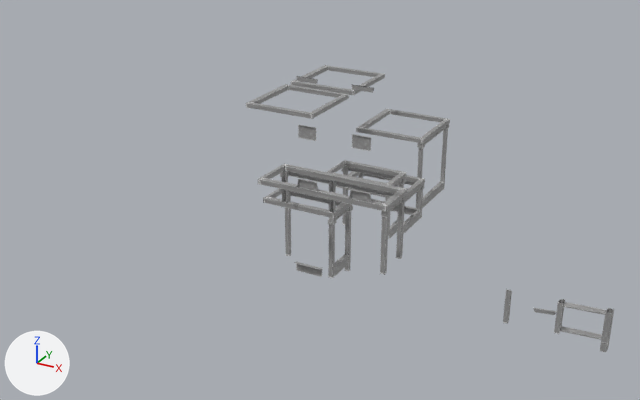
Before and after pictures for a commit that changed the FBX model Steel Heel Jam/Assets/Art/Meshes/Powerhouse/SM_ConcreteAccents_01.fbx.
Both versions are drawn from a 50 mm camera at (56.3, -214.6, 121.3) aimed at (-55.5, -11.2, 19.6). Every picture has the same lights, and +X, +Y and +Z are marked at lower left.

The older version as bpy lines, for what is in view:
```python
me_cube_004 = bpy.data.meshes.new('Cube.004')
me_cube_004.from_pydata(...)  # 858 vertices, 479 faces; spans x -89.6..29.4, y -41.5..57.2, z 0.3..64.6
me_cube_004.materials.append(mat_m_concreteedgewear_01)  # picture img_t_concreteedgewear_01_d_png
ob_sm_concreteaccents_01 = bpy.data.objects.new('SM_ConcreteAccents_01', me_cube_004)
ob_sm_concreteaccents_01.location = (0.0, 0.0, 0.0)
```
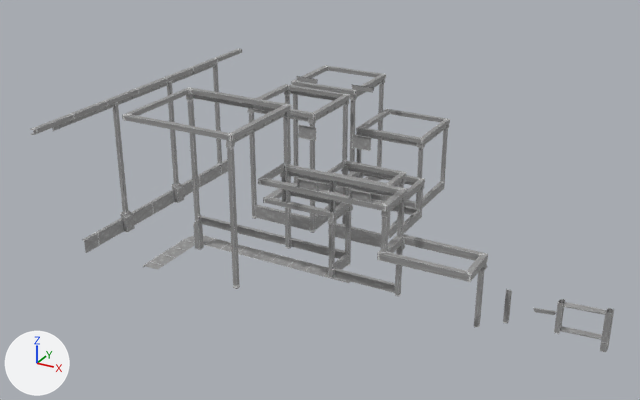
Boxes (x1, y1, x2, y2) around the edits, measured in the pictures (640 x 400 px):
'SM_ConcreteAccents_01', reshaped (59% wider): before (246, 65, 614, 352); after (30, 48, 614, 352)
part 1 of me_cube_004, added: after (370, 194, 416, 208)
part 2 of me_cube_004, added: after (356, 149, 361, 177)
part 3 of me_cube_004, added: after (361, 133, 418, 146)
part 4 of me_cube_004, added: after (395, 249, 403, 296)
part 5 of me_cube_004, added: after (332, 268, 395, 293)
part 6 of me_cube_004, added: after (187, 99, 200, 222)
part 7 of me_cube_004, added: after (197, 215, 285, 245)
part 8 of me_cube_004, added: after (283, 117, 290, 183)
part 9 of me_cube_004, added: after (225, 140, 235, 148)
part 10 of me_cube_004, added: after (186, 94, 194, 100)
part 11 of me_cube_004, added: after (227, 147, 240, 289)
part 12 of me_cube_004, added: after (193, 94, 275, 112)
part 13 of me_cube_004, added: after (234, 113, 285, 142)
part 14 of me_cube_004, built on: before (246, 84, 406, 278); after (30, 48, 488, 327)

What changed in the scene script:
```text
Change me_cube_004:
    remove me_cube_004.from_pydata(...)  # 858 vertices, 479 faces; spans x -89.6..29.4, y -41.5..57.2, z 0.3..64.6
    add me_cube_004.from_pydata(...)  # 1709 vertices, 915 faces; spans x -119.6..29.4, y -55.7..57.2, z -0.4..64.6
    me_cube_004 part 1: the loose piece of 6 vertices spanning x -62.4..-41.9, y 29.3..30.5, z 0.5..3.4 is copied, and the copy is scaled about its middle by (-1.01, -1, 1), then moved by (-2.6, 4.7, 0.0); it spans x -65.1..-44.5, y 34.1..35.2, z 0.5..3.3
    me_cube_004 part 2: the loose piece of 8 vertices spanning x -63.4..-62.3, y 29.4..30.6, z 0.3..11.1 is copied, and the copy is scaled about its middle by (1.02, 0.983, 2.1), then moved by (-2.8, 4.2, 6.0); it spans x -66.3..-65.1, y 33.5..34.7, z 0.3..23.0
    me_cube_004 part 3: the loose piece of 6 vertices spanning x -62.1..-41.8, y 30.1..30.5, z 11.2..12.6 is copied, and the copy is scaled about its middle by (-1.01, -1, 1), then moved by (-3.0, 3.8, 11.9); it spans x -65.3..-44.7, y 33.9..34.3, z 23.1..24.5
    me_cube_004 part 4: the loose piece of 8 vertices spanning x -22.8..-21.6, y -31.0..-29.9, z 18.2..33.8 is copied, and the copy is scaled about its middle by (1, 1, 0.886), then moved by (0.0, 0.0, -11.7); it spans x -22.8..-21.6, y -31.0..-29.9, z 7.4..21.2
    me_cube_004 part 5: the loose piece of 6 vertices spanning x -40.8..-22.6, y -30.3..-29.9, z 34.1..35.5 is copied, and the copy is scaled about its middle by (-1.01, 3.39, -1.97), then moved by (-0.1, -0.5, -25.9); it spans x -41.0..-22.5, y -31.2..-30.0, z 7.4..10.3
    me_cube_004 part 6: the loose piece of 8 vertices spanning x -61.0..-59.8, y -21.5..-20.3, z 5.2..24.4 is copied, and the copy is scaled about its middle by (1, 1, 2), then moved by (-31.5, 0.0, 12.9); it spans x -92.6..-91.4, y -21.5..-20.3, z 8.4..46.9
    me_cube_004 part 7: the loose piece of 6 vertices spanning x -58.2..-49.8, y -21.5..-20.3, z 0.5..3.3 is copied, and the copy is scaled about its middle by (3.64, 1, 1), then moved by (-22.2, -0.1, 7.3); it spans x -91.6..-60.9, y -21.6..-20.5, z 7.8..10.6
    me_cube_004 part 8: the loose piece of 8 vertices spanning x -61.0..-59.8, y -21.5..-20.3, z 5.2..24.4 is copied, and the copy is scaled about its middle by (1, 1, 1.07), then moved by (0.0, 0.0, 21.9); it spans x -61.0..-59.8, y -21.5..-20.3, z 26.4..46.9
    me_cube_004 part 9: the loose piece of 8 vertices spanning x -22.9..-21.2, y -40.8..-39.0, z 33.7..35.5 is copied, and the copy is moved by (-38.3, -7.6, 13.0); it spans x -61.3..-59.6, y -48.3..-46.6, z 46.7..48.5
    me_cube_004 part 10: the loose piece of 8 vertices spanning x -61.7..-59.7, y -21.6..-20.0, z 23.4..25.2 is copied, and the copy is moved by (-31.4, 0.0, 23.3); it spans x -93.1..-91.2, y -21.7..-20.0, z 46.7..48.5
    me_cube_004 part 11: the loose piece of 8 vertices spanning x -61.0..-59.8, y -21.5..-20.3, z 5.2..24.4 is copied, and the copy is scaled about its middle by (1, 1, 2.05), then moved by (0.0, -26.5, 12.5); it spans x -61.0..-59.8, y -48.0..-46.8, z 7.5..46.9
    me_cube_004 part 12: the loose piece of 6 vertices spanning x -60.1..-41.9, y -20.8..-20.4, z 23.7..25.2 is copied, and the copy is scaled about its middle by (1.69, 0.995, 1), then moved by (-25.0, 0.0, 23.3); it spans x -91.5..-60.6, y -20.7..-20.4, z 47.0..48.4
    me_cube_004 part 13: the loose piece of 6 vertices spanning x -41.3..-41.0, y -29.5..-21.6, z 23.7..25.2 is copied, and the copy is scaled about its middle by (1.31, 3.29, 1), then moved by (-19.4, -8.2, 23.3); it spans x -60.8..-60.4, y -46.7..-20.8, z 47.0..48.4
    me_cube_004 part 14: 46 vertices moved from x -89.6..-21.6, y -40.4..27.2, z 0.5..39.1 to x -89.6..-21.6, y -40.4..27.2, z 6.9..39.1; 631 vertices added at x -119.6..0.4, y -55.7..54.2, z -0.4..49.7
```
